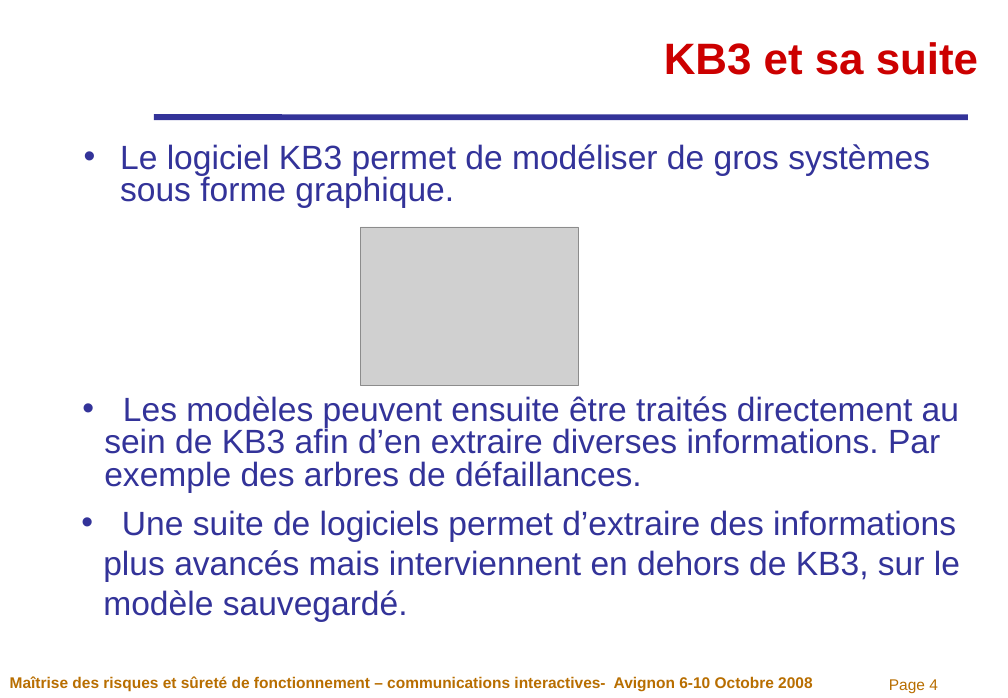
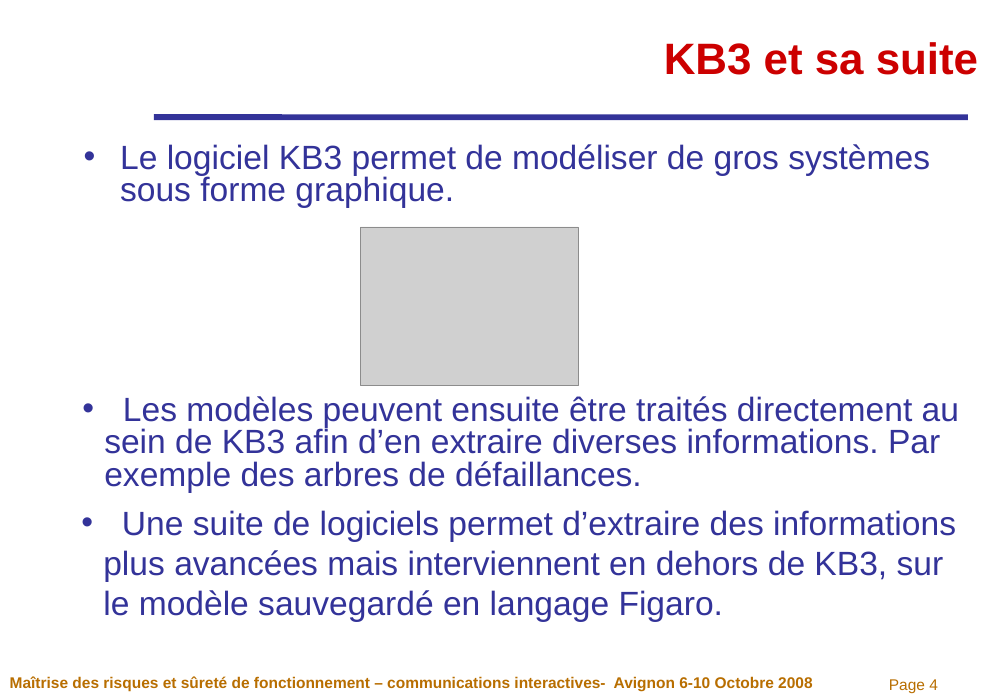
Before and after one commit to EDF-Lab/VisualFigaro, a slide deck: slide 4 of Package/6_Docs_livrables/081007 Visual Figaro lm16.ppt. Drawn at 1008x698 pixels with LibreOffice and Linux fonts; fonts in the diff are those of the drawing; grey boxes stand for pictures; background and template pictures are left out. Boxes give left, top, right and bottom in pixels: in the first picture for what was removed or moved away, otherwise in the second. Text is boxed around its words. In the diff, an @@ line names an element or a change of style, - is before the commit and + after.

```diff
--- a/Package/6_Docs_livrables/081007 Visual Figaro lm16.ppt
+++ b/Package/6_Docs_livrables/081007 Visual Figaro lm16.ppt
@@ text at (103,510,956,622): text changed @@
-• Une suite de logiciels permet d’extraire des informations plus avancés mais interviennent en dehors de KB3, sur le modèle sauvegardé.
+• Une suite de logiciels permet d’extraire des informations plus avancées mais interviennent en dehors de KB3, sur le modèle sauvegardé en langage Figaro.
```
Also in this commit, not shown: 7 other slides changed, 2 other files.
